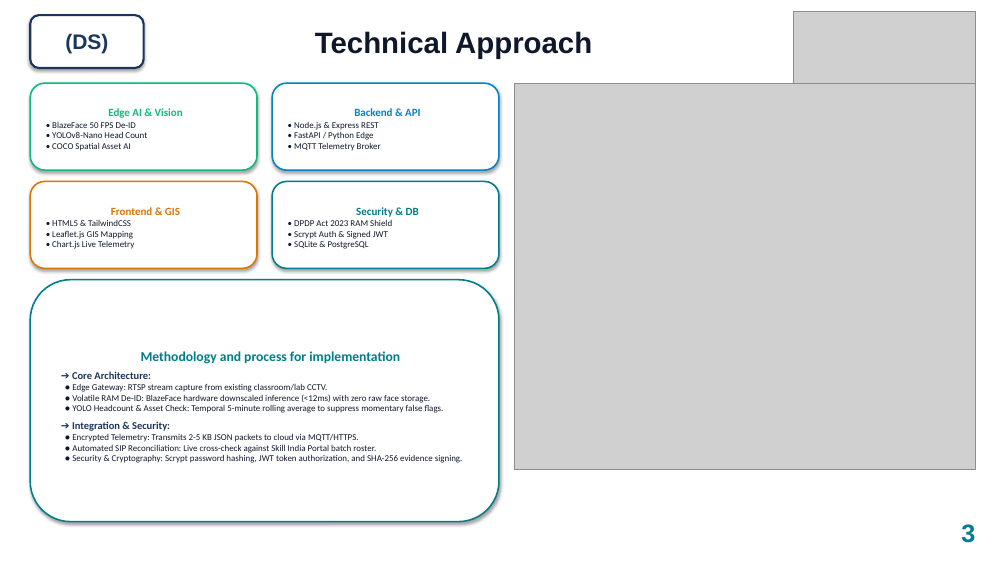
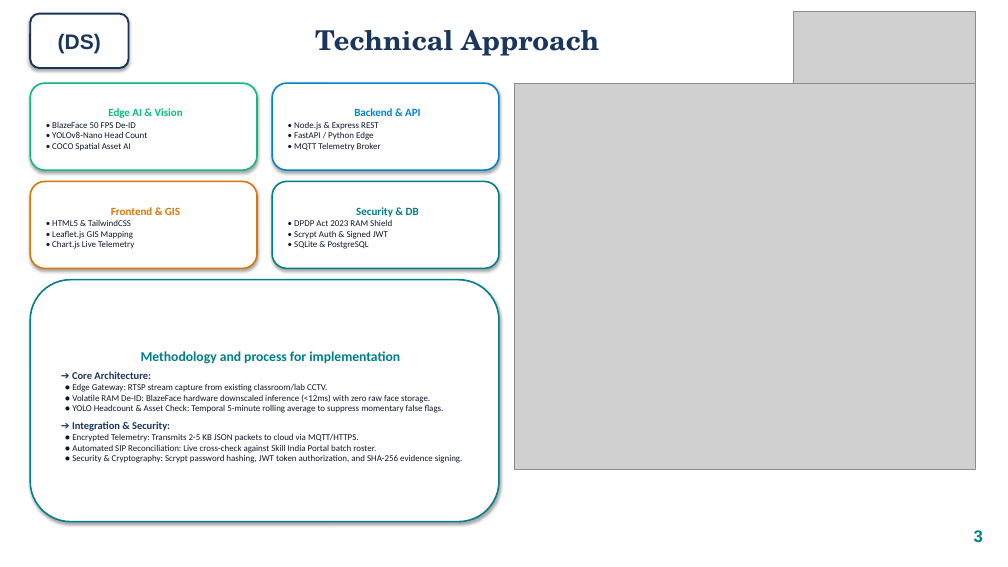
Before and after one commit to aetherpixels/drishti-skilling, a slide deck: slide 3 of presentation/Drishti_Skilling_SIH2024_Presentation.pptx. Drawn at 1008x567 pixels with LibreOffice and Linux fonts; fonts in the diff are those of the drawing; grey boxes stand for pictures. Boxes give left, top, right and bottom in pixels: in the first picture for what was removed or moved away, otherwise in the second. Text is boxed around its words. In the diff, an @@ line names an element or a change of style, - is before the commit and + after.

```diff
--- a/presentation/Drishti_Skilling_SIH2024_Presentation.pptx
+++ b/presentation/Drishti_Skilling_SIH2024_Presentation.pptx
@@ rounded rectangle "(DS)": place and size @@
-rounded rectangle "(DS)" at box(30, 15, 144, 68)
+rounded rectangle "(DS)" at box(30, 14, 129, 68)
@@ rounded rectangle "(DS)" at box(30, 14, 129, 68): outline #1B365D 2 pt to #1B365D 1.8 pt @@
@@ text "Technical Approach" at box(315, 30, 599, 56): size 28 to 26 pt, font Arial to TeX Gyre Schola, text colour #0F172A to #1B365D @@
@@ text "3": place and size @@
-text "3" at box(961, 524, 975, 543)
+text "3" at box(974, 530, 983, 542)
@@ text "3" at box(974, 530, 983, 542): size 24 to 16 pt @@
```
Also in this commit, not shown: 3 other slides changed, 1 slide added, 1 slide removed, 14 other files.
